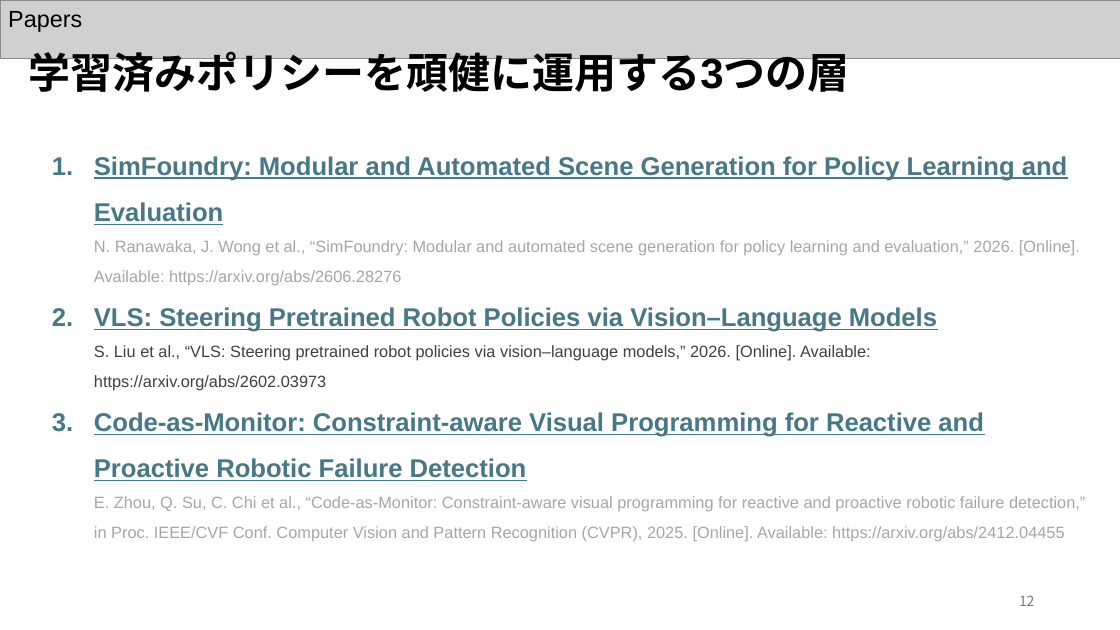
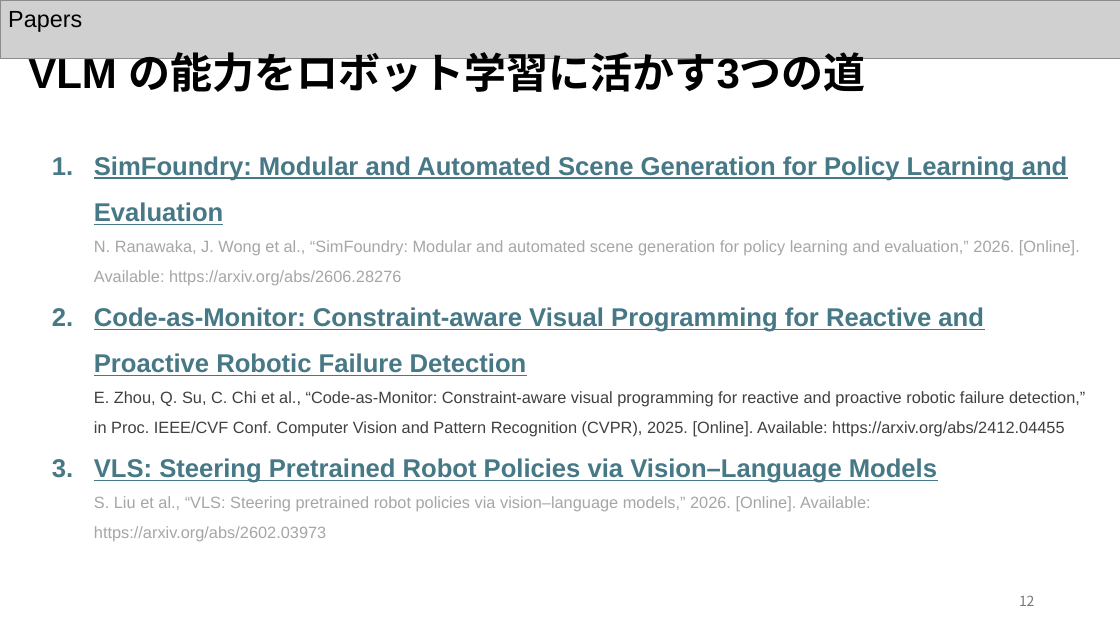
Before and after one commit to Azuma413/PaperPresentationSlides, a slide deck: slide 13 of 20261105_KaneyoshiHiratsuka_SurveySlide.pptx. Drawn at 1120x630 pixels with LibreOffice and Linux fonts; fonts in the diff are those of the drawing; grey boxes stand for pictures. Boxes give left, top, right and bottom in pixels: in the first picture for what was removed or moved away, otherwise in the second. Text is boxed around its words. In the diff, an @@ line names an element or a change of style, - is before the commit and + after.

```diff
--- a/20261105_KaneyoshiHiratsuka_SurveySlide.pptx
+++ b/20261105_KaneyoshiHiratsuka_SurveySlide.pptx
@@ text at <box>28,52,866,98</box>: text changed @@
-学習済みポリシーを頑健に運用する3つの層
+VLM の能力をロボット学習に活かす3つの道
@@ text at <box>94,307,1085,437</box>: paragraph added @@
+2. Code-as-Monitor: Constraint-aware Visual Programming for Reactive and Proactive Robotic Failure Detection
+   E. Zhou, Q. Su, C. Chi et al., “Code-as-Monitor: Constraint-aware visual programming for reactive and proactive robotic failure detection,” in Proc. IEEE/CVF Conf. Computer Vision and Pattern Recognition (CVPR), 2025. [Online]. Available: https://arxiv.org/abs/2412.04455
@@ text at <box>94,412,1085,541</box>: paragraph removed @@
-3. Code-as-Monitor: Constraint-aware Visual Programming for Reactive and Proactive Robotic Failure Detection
-   E. Zhou, Q. Su, C. Chi et al., “Code-as-Monitor: Constraint-aware visual programming for reactive and proactive robotic failure detection,” in Proc. IEEE/CVF Conf. Computer Vision and Pattern Recognition (CVPR), 2025. [Online]. Available: https://arxiv.org/abs/2412.04455
@@ text at <box>94,458,937,541</box>: text colour #404040 to #A6A6A6 in "S. Liu et al., “VLS: Steering pretrained ..." @@
```
Also in this commit, not shown: 24 other slides changed, 2 slides added, 2 slides removed, 46 other files.
